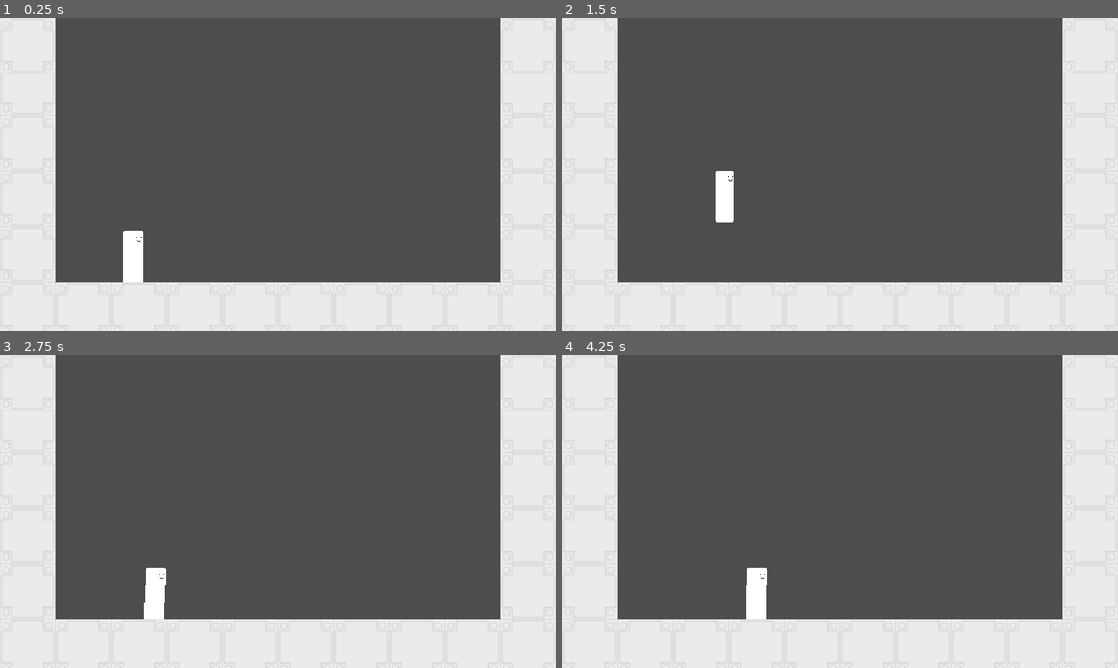
Above: before the commit, frames 1-4 (two rows, left to right).
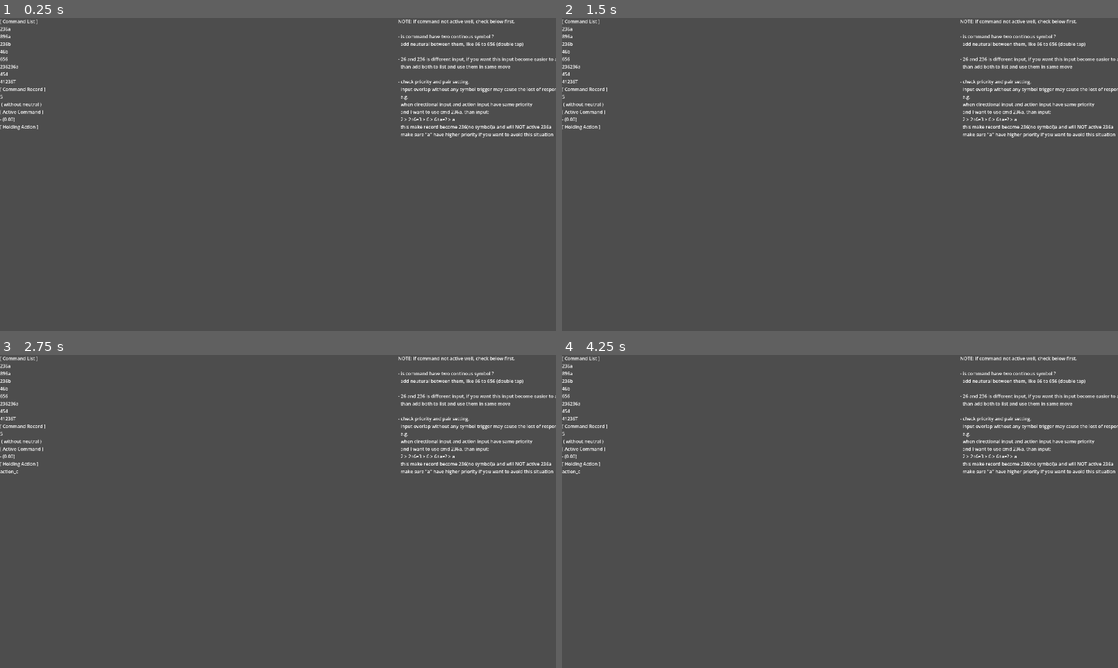
Above: after the commit, the same moments.

Repository: Mysteria0/To-Be-Name-Fighting-Game
Game: Godot game, scene res://example/example.tscn
The game is run twice, just before and just after one commit, with the same random seed, the same clock (stepped at 60 frames per second) and the same inputs. Before the commit the project starts from res://main.tscn.
Inputs:
- Up to frame 1 (0.25 s): no input
- Up to frame 2 (1.5 s): tap Enter at 0.5 s; hold U (action_c, bound only after the commit) 0.53-1.28 s; hold Right (ui_right) from 0.53 s (still down); tap Up (ui_up) at 0.77 s; tap E (action_c, bound only before the commit) at 1.35 s
- Up to frame 3 (2.75 s): tap Up (ui_up) at 1.52 s; release Right (ui_right) at 2.03 s; hold Left (ui_left) from 2.03 s (still down); hold U (action_c, bound only after the commit) from 2.03 s (still down)
- Up to frame 4 (4.25 s): release Left (ui_left) at 2.78 s; release U (action_c, bound only after the commit) at 2.78 s; hold Right (ui_right) from 2.78 s (still down); tap E (action_c, bound only before the commit) at 2.85 s; tap Up (ui_up) at 3.02, 3.77 s; hold U (action_c, bound only after the commit) from 3.53 s (still down)

The runs differ from the first frame. In frame 1, 34% of the frame differs, in the area x 0-100%, y 0-100%; in frame 2, 34%; in frame 3, 34%; in frame 4, 34%.

Commit message:
added crouching to the landing state

Diff:
--- a/Player.tscn
+++ b/Player.tscn
@@ -190,11 +190,12 @@
 landing_state = NodePath("../Tsurugi Landing")
 animation_name = "Falling"
 
-[node name="Tsurugi Landing" type="Node" parent="state_machine" unique_id=2068039721 node_paths=PackedStringArray("idle_state", "move_state", "jump_state")]
+[node name="Tsurugi Landing" type="Node" parent="state_machine" unique_id=2068039721 node_paths=PackedStringArray("idle_state", "move_state", "jump_state", "crouching_state")]
 script = ExtResource("21_0pi4m")
 idle_state = NodePath("../Tsurugi Idle")
 move_state = NodePath("../Tsurugi Moving")
 jump_state = NodePath("../Tsurugi Jump")
+crouching_state = NodePath("../Tsurugi Crouching")
 animation_name = "Landing"
 
 [node name="Tsurugi Crouching" type="Node" parent="state_machine" unique_id=545381249 node_paths=PackedStringArray("idle_state", "jump_state", "move_state")]
--- a/Scripts/State Machine/Tsurugi States/tsurugi_landing.gd
+++ b/Scripts/State Machine/Tsurugi States/tsurugi_landing.gd
@@ -3,6 +3,7 @@
 @export var idle_state : State
 @export var move_state : State
 @export var jump_state : State
+@export var crouching_state : State
 var hopethisworks : bool
 
 func enter() -> void:
@@ -18,6 +19,8 @@
 			return move_state
 		elif Input.is_action_pressed("ui_up"):
 			return jump_state
+		elif Input.is_action_pressed("ui_down"):
+			return crouching_state
 		else:
 			return idle_state
 	return null
--- a/example/example.tscn
+++ b/example/example.tscn
@@ -7,9 +7,10 @@
 
 [node name="Example" type="Control" unique_id=697967082]
 layout_mode = 3
-anchors_preset = 15
-anchor_right = 1.0
-anchor_bottom = 1.0
+anchor_right = 1.023
+anchor_bottom = 1.139
+offset_right = 0.2800293
+offset_bottom = -0.040008545
 grow_horizontal = 2
 grow_vertical = 2
 
--- a/project.godot
+++ b/project.godot
@@ -11,25 +11,30 @@
 [application]
 
 config/name="To be named fighting game"
-run/main_scene="uid://cke8cxb7ww4pb"
+run/main_scene="uid://dmjgorlvwgsuv"
 config/features=PackedStringArray("4.6", "Forward Plus")
 config/icon="res://icon.svg"
 
 [display]
 
-window/size/viewport_width=640
-window/size/viewport_height=360
+window/size/viewport_width=1920
+window/size/viewport_height=1080
+window/size/mode=2
 window/size/window_width_override=1920
 window/size/window_height_override=1080
 window/stretch/mode="canvas_items"
 window/stretch/scale_mode="integer"
 window/vsync/vsync_mode=0
 
+[editor_plugins]
+
+enabled=PackedStringArray("res://addons/508_command_input/plugin.cfg")
+
 [input]
 
 action_c={
 "deadzone": 0.2,
-"events": [Object(InputEventKey,"resource_local_to_scene":fa …(140 unchanged characters)… d":false,"keycode":0,"physical_keycode":69,"key_label":0,"unicode":101,"location":0,"echo":false,"script":null)
+"events": [Object(InputEventKey,"resource_local_to_scene":fa …(140 unchanged characters)… d":false,"keycode":0,"physical_keycode":85,"key_label":0,"unicode":117,"location":0,"echo":false,"script":null)
 ]
 }
 
